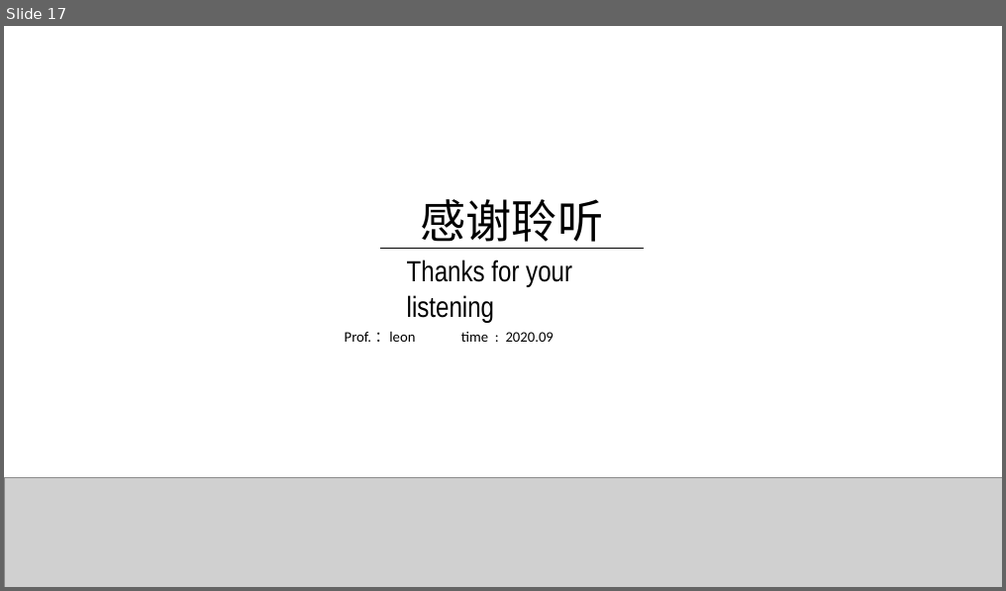
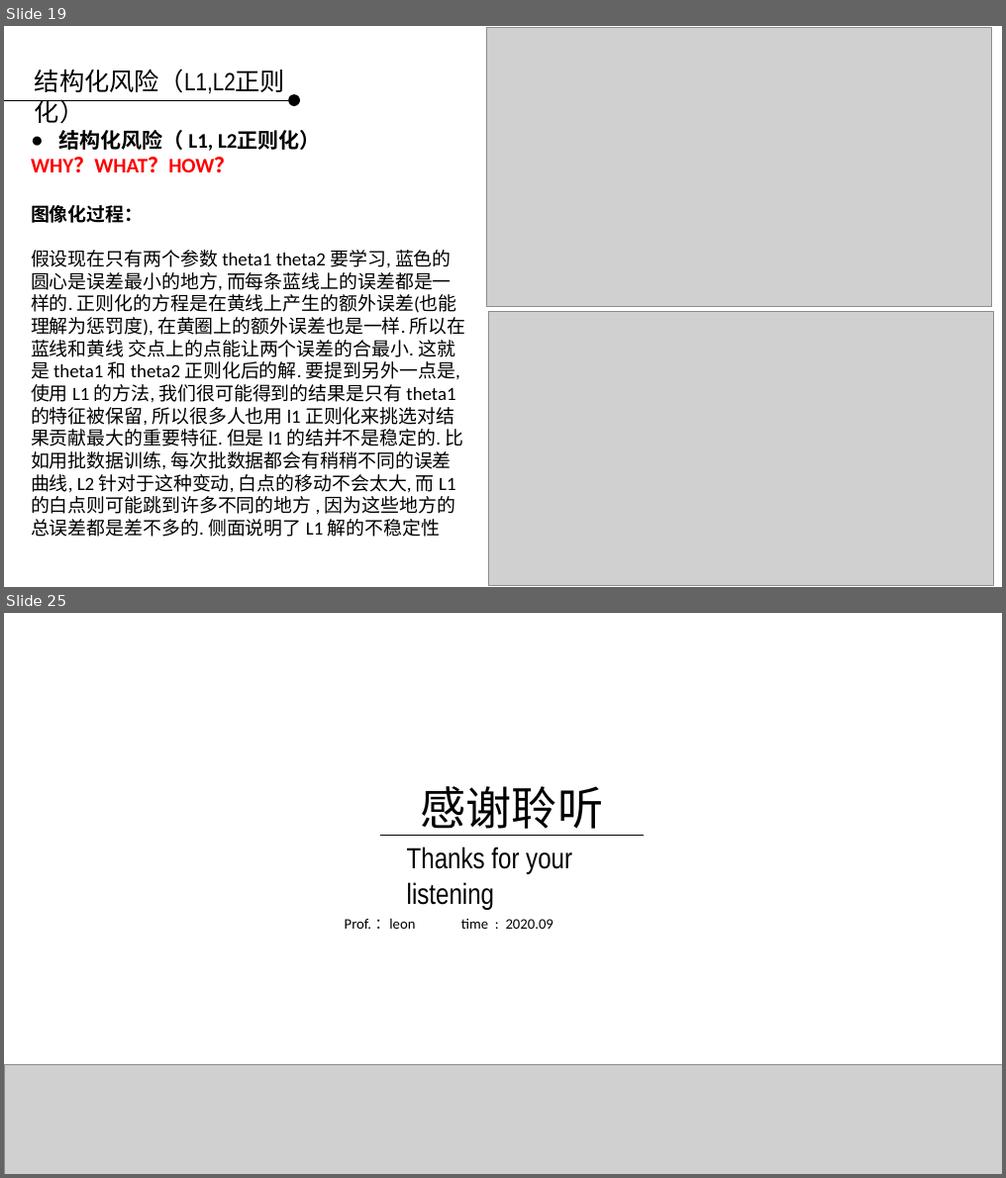
Before and after one commit to applepip/Big_Data, a slide deck: 产品大数据分析与建模/大数据分析与建模 - 函数与概念 第二-2讲 - 补充.pptx. Shown one above the other, each under a label of ours: slide 17 before the commit, slides 19 and 25 after it; the slides between them are not shown. The pictures are 1006x591 and 1006x1178 pixels, drawn with LibreOffice and Linux fonts; fonts in the diff are those of the drawing; grey boxes stand for pictures; background and template pictures are left out. Boxes give left, top, right and bottom in pixels: in the first picture for what was removed or moved away, otherwise in the second. Text is boxed around its words. In the diff, an @@ line names an element or a change of style, - is before the commit and + after.

```diff
--- a/产品大数据分析与建模/大数据分析与建模 - 函数与概念 第二-2讲 - 补充.pptx
+++ b/产品大数据分析与建模/大数据分析与建模 - 函数与概念 第二-2讲 - 补充.pptx
@@ slide 19 added at (4,26,1002,587), background picture (left out) @@
@@ picture added at (486,28,991,307) @@
@@ text added at (35,69,285,94), 24 pt, text #000000 @@
+结构化风险（L1,L2正则化）
@@ line added from (4, 100) to (288, 100), #000000 0.75 pt @@
@@ ellipse added at (288,95,300,107), fill #000000 @@
@@ text added at (31,130,466,537), 18 pt, text #000000 @@
+● 结构化风险（ L1, L2正则化）
+WHY？WHAT？HOW？
+图像化过程：
+假设现在只有两个参数 theta1 theta2 要学习, 蓝色的圆心是误差最小的地方, 而每条蓝线上的误差都是一样的. 正则化的方程是在黄线上产生的额外误差(也能理解为惩罚度), 在黄圈上的额外误差也是一样. 所以在蓝线和黄线 交点上的点能让两个误差的合最小. 这就是 theta1 和 theta2 正则化后的解. 要提到另外一点是, 使用 L1 的方法, 我们很可能得到的结果是只有 theta1 的特征被保留, 所以很多人也用 l1 正则化来挑选对结果贡献最大的重要特征. 但是 l1 的结并不是稳定的. 比如用批数据训练, 每次批数据都会有稍稍不同的误差曲线, L2 针对于这种变动, 白点的移动不会太大, 而 L1的白点则可能跳到许多不同的地方 , 因为这些地方的总误差都是差不多的. 侧面说明了 L1 解的不稳定性
@@ picture added at (489,311,994,586) @@
@@ what was slide 17 is now slide 25 @@
```
Also in this commit, not shown: 2 slides changed, 7 other slides added.
